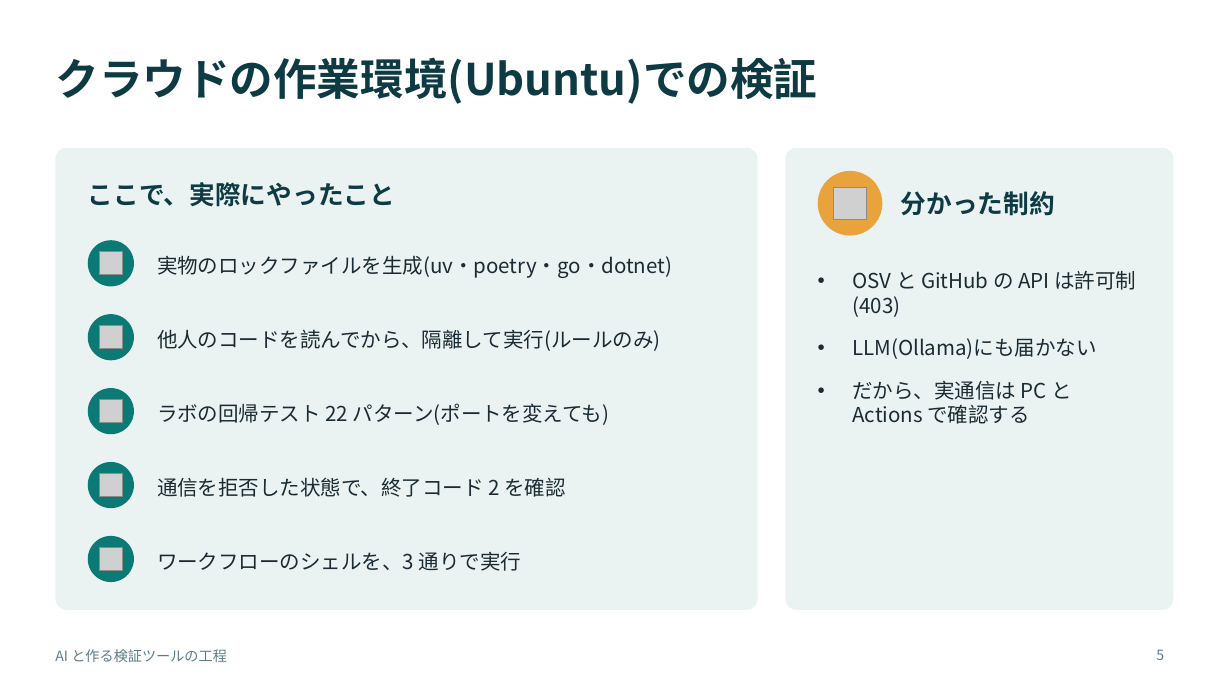
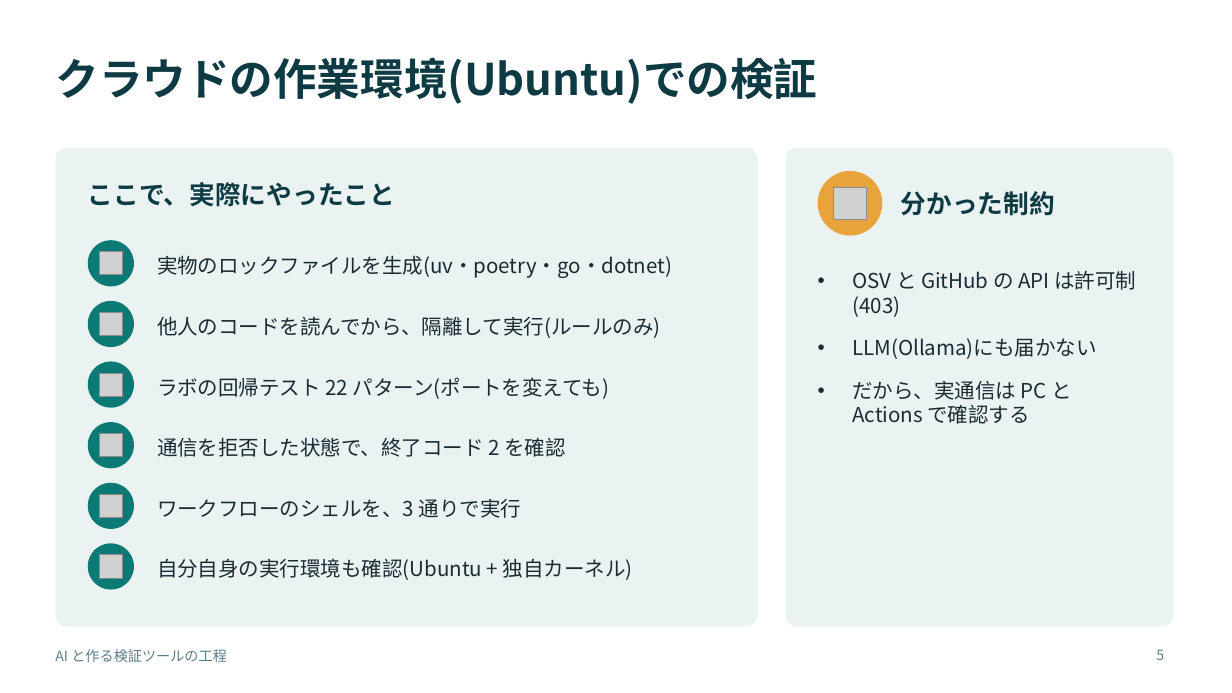
Before and after one commit to w-index-m/ai-agent-attack-defense, a slide deck: slide 5 of docs/ai-built-tools-process.pptx. Drawn at 1232x693 pixels with LibreOffice and Linux fonts; fonts in the diff are those of the drawing; grey boxes stand for pictures. Boxes give left, top, right and bottom in pixels: in the first picture for what was removed or moved away, otherwise in the second. Text is boxed around its words. In the diff, an @@ line names an element or a change of style, - is before the commit and + after.

```diff
--- a/docs/ai-built-tools-process.pptx
+++ b/docs/ai-built-tools-process.pptx
@@ rounded rectangle: place and size @@
-rounded rectangle at <box>55,148,758,610</box>
+rounded rectangle at <box>55,148,758,627</box>
@@ rounded rectangle: place and size @@
-rounded rectangle at <box>786,148,1174,610</box>
+rounded rectangle at <box>786,148,1174,627</box>
@@ 1 picture, 1 text, 1 ellipse: place and size @@
-1 picture, 1 text, 1 ellipse at <box>88,314,661,360</box>
+1 picture, 1 text, 1 ellipse at <box>88,301,661,348</box>
@@ 1 picture, 1 text, 1 ellipse: place and size @@
-1 picture, 1 text, 1 ellipse at <box>88,388,610,434</box>
+1 picture, 1 text, 1 ellipse at <box>88,361,610,408</box>
@@ 1 picture, 1 text, 1 ellipse: place and size @@
-1 picture, 1 text, 1 ellipse at <box>88,462,565,508</box>
+1 picture, 1 text, 1 ellipse at <box>88,422,565,469</box>
@@ 1 picture, 1 text, 1 ellipse: place and size @@
-1 picture, 1 text, 1 ellipse at <box>88,536,521,582</box>
+1 picture, 1 text, 1 ellipse at <box>88,482,521,529</box>
@@ ellipse added at <box>88,543,134,590</box>, fill #0B7A75 @@
@@ picture added at <box>99,555,122,579</box> @@
@@ text added at <box>157,559,633,580</box>, 16 pt, text #1B2B34 @@
+自分自身の実行環境も確認(Ubuntu + 独自カーネル)
```
